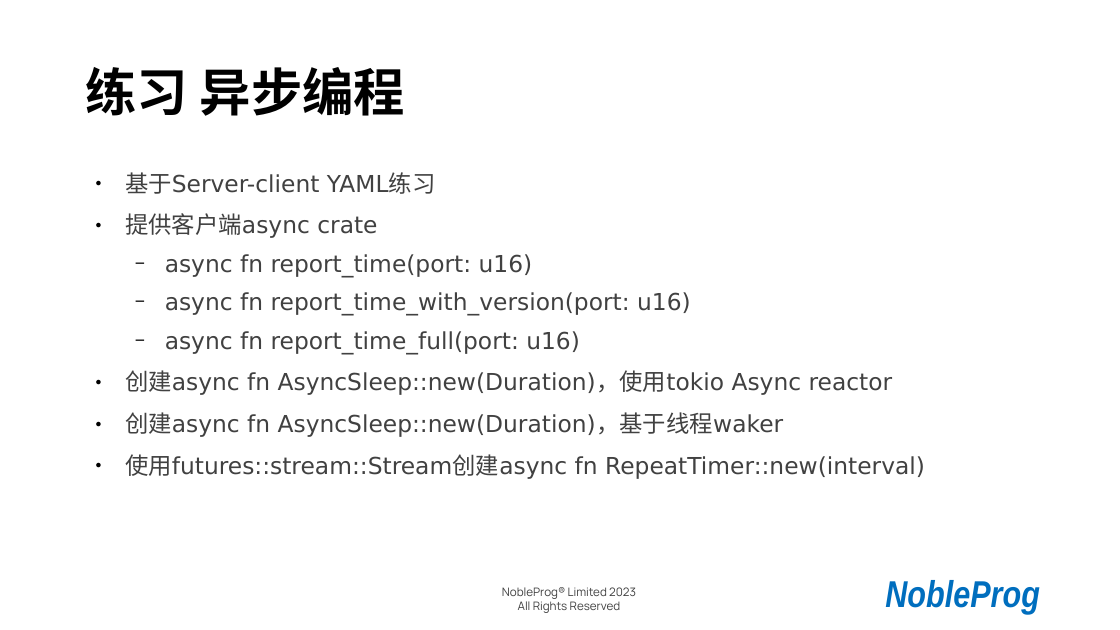
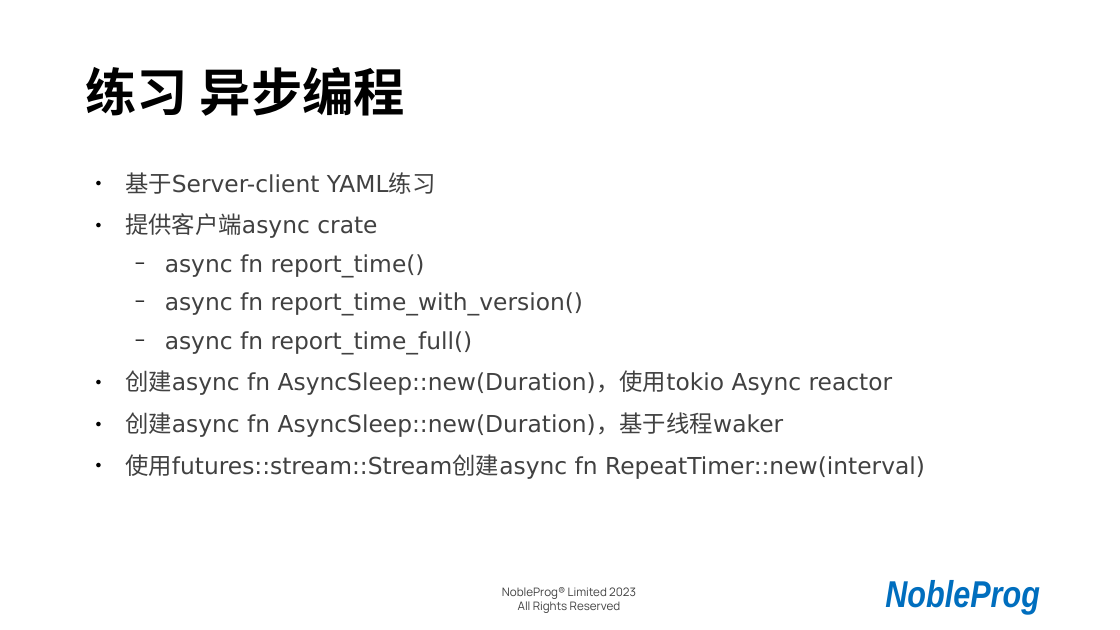
Before and after one commit to cathay4t/rust_training_2023_shanghai, a slide deck: slide 30 of presentation.odp. Drawn at 1120x630 pixels with LibreOffice and Linux fonts; fonts in the diff are those of the drawing; background and template pictures are left out. Boxes give left, top, right and bottom in pixels: in the first picture for what was removed or moved away, otherwise in the second. Text is boxed around its words. In the diff, an @@ line names an element or a change of style, - is before the commit and + after.

```diff
--- a/presentation.odp
+++ b/presentation.odp
@@ text at <box>165,254,584,354</box>: text changed @@
-  − async fn report_time(port: u16)
-  − async fn report_time_with_version(port: u16)
-  − async fn report_time_full(port: u16)
+  − async fn report_time()
+  − async fn report_time_with_version()
+  − async fn report_time_full()
```
Also in this commit, not shown: 1 other slide changed, 16 other files.
